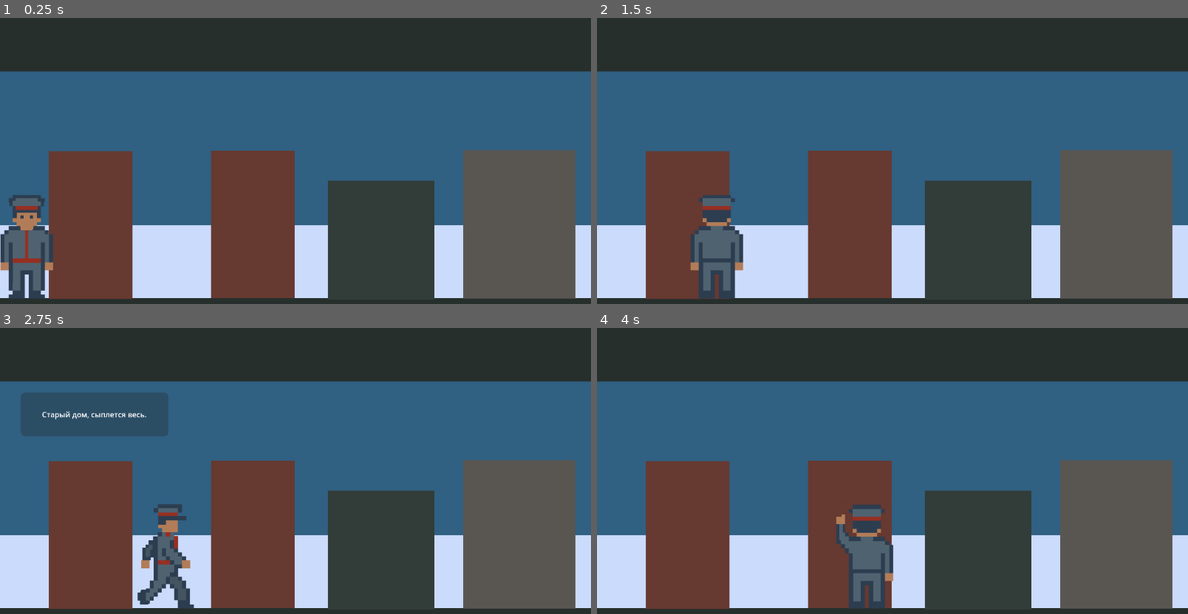
Above: before the commit, frames 1-4 (two rows, left to right).
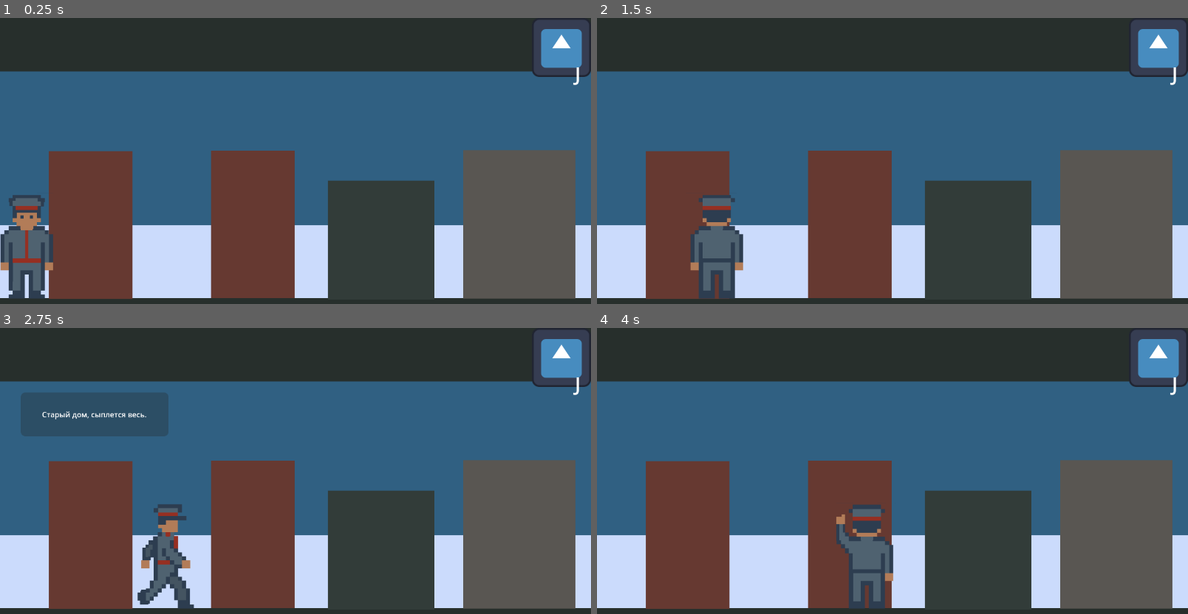
Above: after the commit, the same moments.

Repository: JoshuaWe1t/protocol-41
Game: Godot game, scene res://src/levels/sand_box/sand_box.tscn
The game is run twice, just before and just after one commit, with the same random seed, the same clock (stepped at 60 frames per second) and the same inputs. The engine's default icon, where the game draws it, is replaced by a stand-in: a white triangle on a blue panel in a dark square.
Inputs:
- Up to frame 1 (0.25 s): no input
- Up to frame 2 (1.5 s): tap Enter at 0.5 s; hold D (forward) 0.53-1.28 s; tap E (interact) at 0.6, 1.35 s; hold A (backward) from 1.28 s (still down)
- Up to frame 3 (2.75 s): release A (backward) at 2.03 s; hold D (forward) from 2.03 s (still down); tap E (interact) at 2.1 s
- Up to frame 4 (4 s): tap E (interact) at 2.85, 3.6 s; release D (forward) at 3.53 s; hold A (backward) from 3.53 s (still down)

The runs differ from the first frame. In frame 1, 1.8% of the frame differs, in the area x 90-100%, y 0-24%; in frame 2, 1.8%; in frame 3, 1.8%; in frame 4, 1.8%.
Error after the commit: Attempt to call function 'setup' in base 'null instance' on a null instance. (res://src/ui/hud.gd:15)

Commit message:
feat(ui): Добавить управление UI

Diff:
--- a/src/gameplay/player/player.gd
+++ b/src/gameplay/player/player.gd
@@ -40,6 +40,8 @@
 	Events.player_exited_spore_area.connect(_on_exited_spore)
 
 
+
+
 func try_go_up() -> void:
 	if can_up:
 		position.y -= 720
--- a/src/gameplay/player/player.tscn
+++ b/src/gameplay/player/player.tscn
@@ -7,6 +7,7 @@
 [ext_resource type="Script" uid="uid://dy2b16bgka7a1" path="res://src/gameplay/player/move_state.gd" id="4_sjr3t"]
 [ext_resource type="Script" uid="uid://cogdl76u0yshf" path="res://src/gameplay/player/knock_state.gd" id="6_dxsvo"]
 [ext_resource type="Script" uid="uid://xjkeb2ulhdxs" path="res://src/gameplay/player/frozen_state.gd" id="7_kjyqo"]
+[ext_resource type="PackedScene" uid="uid://h6c6jvosmsgf" path="res://src/ui/hud.tscn" id="8_uia4o"]
 
 [sub_resource type="RectangleShape2D" id="RectangleShape2D_64h4j"]
 size = Vector2(115, 246)
@@ -154,3 +155,5 @@
 [node name="DialogueTimer" type="Timer" parent="DialogueBox"]
 wait_time = 2.0
 one_shot = true
+
+[node name="HUD" parent="." instance=ExtResource("8_uia4o")]
Not shown: 1 places in src/gameplay/player/player.tscn that only renumber resources
